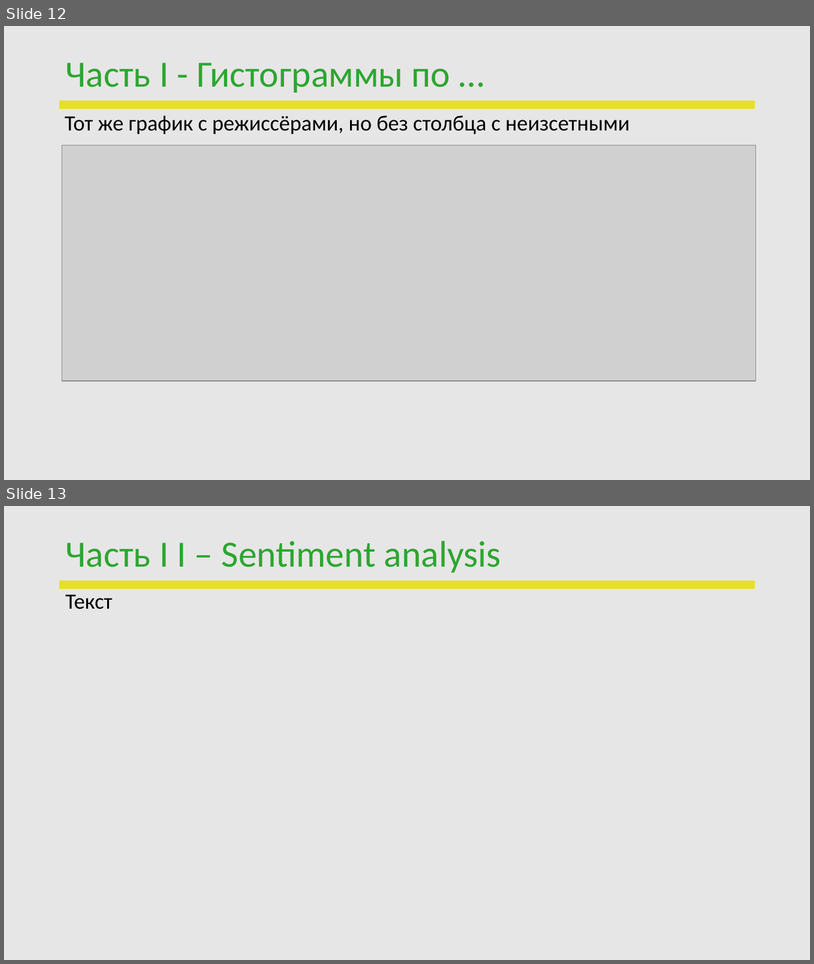
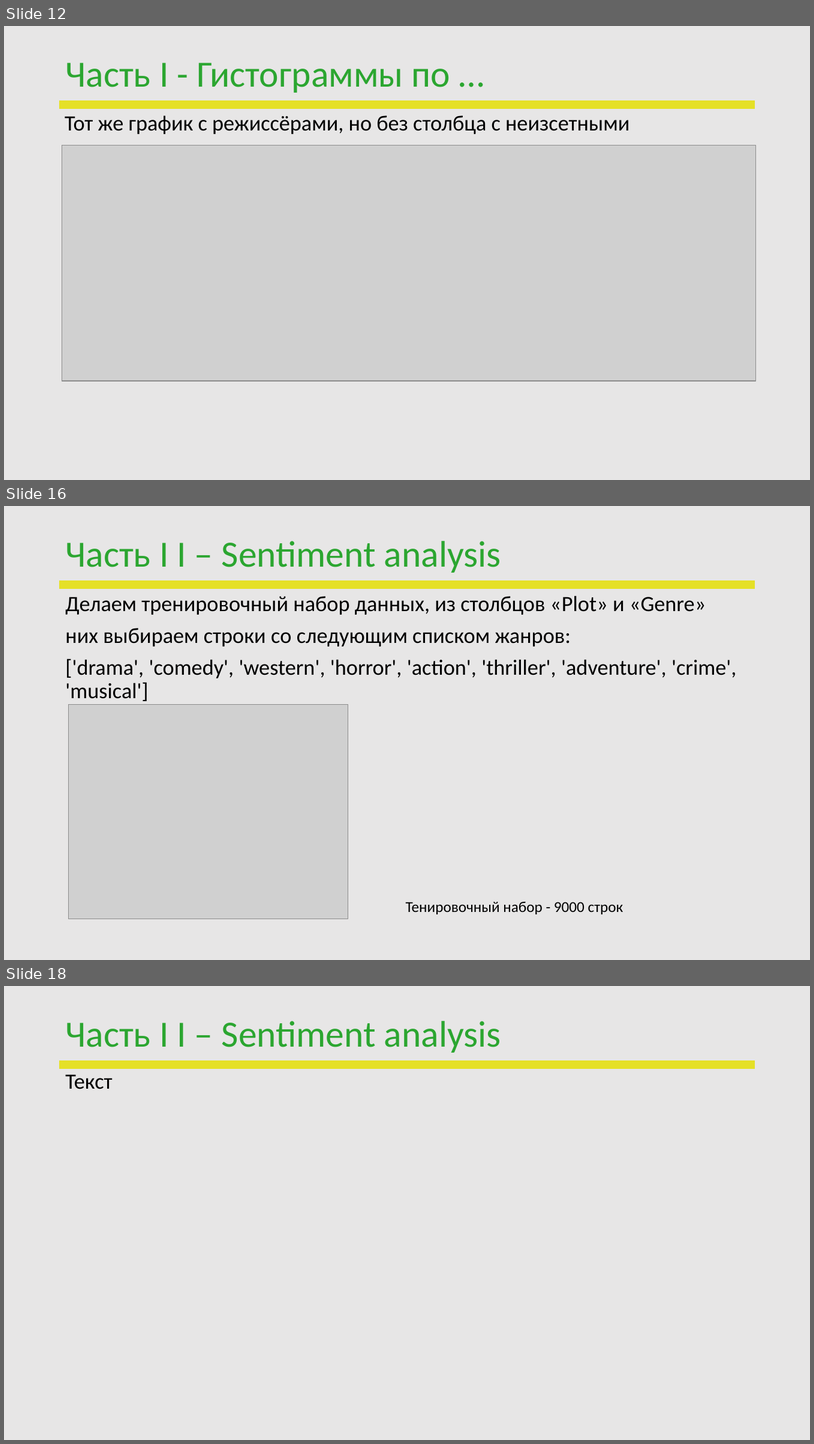
Before and after one commit to PavelVNovikov/DS_april_2022, a slide deck: Diplom/ПЕРЕЗАПУСК_DS_Novikov.pptx. Shown one above the other, each under a label of ours: slides 12 and 13 before the commit, slides 12, 16 and 18 after it; the slides between them are not shown. The pictures are 814x964 and 814x1444 pixels, drawn with LibreOffice and Linux fonts; fonts in the diff are those of the drawing; grey boxes stand for pictures; background and template pictures are left out. Boxes give left, top, right and bottom in pixels: in the first picture for what was removed or moved away, otherwise in the second. Text is boxed around its words. In the diff, an @@ line names an element or a change of style, - is before the commit and + after.

```diff
--- a/Diplom/ПЕРЕЗАПУСК_DS_Novikov.pptx
+++ b/Diplom/ПЕРЕЗАПУСК_DS_Novikov.pptx
@@ slide 16 added at box(4, 506, 810, 960), background #E7E6E6; not listed: 1 template element that a slide beside it also shows @@
@@ title added at box(65, 541, 501, 573), 44 pt, text #2BA630 @@
+Часть I I – Sentiment analysis
@@ text added at box(65, 595, 737, 701), 25.9 pt, text #000000 @@
+Делаем тренировочный набор данных, из столбцов «Plot» и «Genre»
+них выбираем строки со следующим списком жанров:
+['drama', 'comedy', 'western', 'horror', 'action', 'thriller', 'adventure', 'crime', 'musical']
@@ picture added at box(69, 705, 348, 919) @@
@@ text added at box(406, 901, 624, 914), 18 pt, text #000000 @@
+Тенировочный набор - 9000 строк
@@ what was slide 13 is now slide 18 @@
```
Also in this commit, not shown: 7 other slides added.
